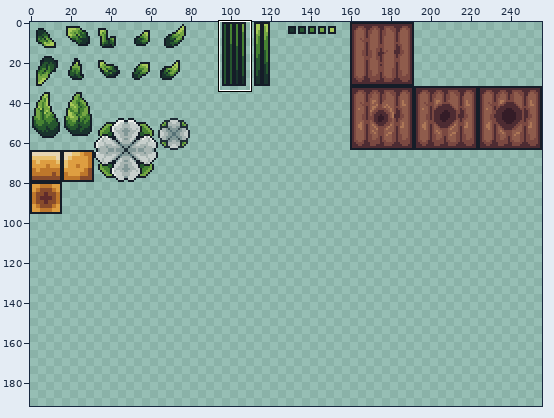
Two versions of one sprite sheet, Asesprite/Leafes.png. Above, an overview of the earlier version with the close-up marked.
Close-up. Earlier state:
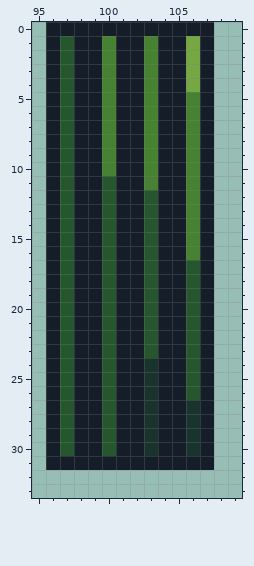
The file is 256x256 pixels. Shown: x 95..109, y 0..33. The wide view leaves out empty margins. The commit also changed other parts of the picture, which this record leaves out.
The same view after the edit:
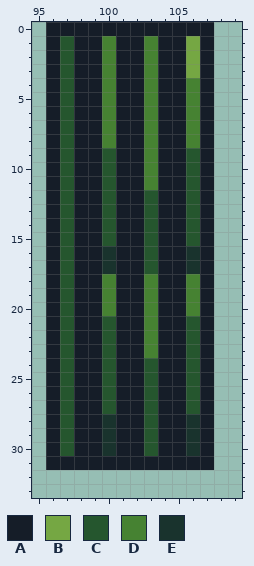
Palette (. is transparent): A #151d28  B #75a743  C #25562e  D #468232  E #19332d
What changed:
{"y":4,"x":106,"old":"B","new":"D"}
{"y":9,"x":100,"old":"D","new":"C"}
{"y":9,"x":106,"old":"D","new":"C"}
{"y":10,"x":100,"old":"D","new":"C"}
{"y":10,"x":106,"old":"D","new":"C"}
{"y":11,"x":106,"old":"D","new":"C"}
{"y":12,"x":106,"old":"D","new":"C"}
{"y":13,"x":106,"old":"D","new":"C"}
{"y":14,"x":106,"old":"D","new":"C"}
{"y":15,"x":106,"old":"D","new":"C"}
{"y":16,"x":100,"old":"C","new":"E"}
{"y":16,"x":106,"old":"D","new":"E"}
{"y":17,"x":100,"old":"C","new":"E"}
{"y":17,"x":106,"old":"C","new":"E"}
{"y":18,"x":100,"old":"C","new":"D"}
{"y":18,"x":103,"old":"C","new":"D"}
{"y":18,"x":106,"old":"C","new":"D"}
{"y":19,"x":100,"old":"C","new":"D"}
{"y":19,"x":103,"old":"C","new":"D"}
{"y":19,"x":106,"old":"C","new":"D"}
{"y":20,"x":100,"old":"C","new":"D"}
{"y":20,"x":103,"old":"C","new":"D"}
{"y":20,"x":106,"old":"C","new":"D"}
{"y":21,"x":103,"old":"C","new":"D"}
{"y":22,"x":103,"old":"C","new":"D"}
{"y":23,"x":103,"old":"C","new":"D"}
{"y":24,"x":103,"old":"E","new":"C"}
{"y":25,"x":103,"old":"E","new":"C"}
{"y":26,"x":103,"old":"E","new":"C"}
{"y":27,"x":103,"old":"E","new":"C"}
{"y":27,"x":106,"old":"E","new":"C"}
{"y":28,"x":100,"old":"C","new":"E"}
{"y":28,"x":103,"old":"E","new":"C"}
{"y":29,"x":100,"old":"C","new":"E"}
{"y":29,"x":103,"old":"E","new":"C"}
{"y":30,"x":100,"old":"C","new":"E"}
{"y":30,"x":103,"old":"E","new":"C"}
{"label":"changed","picture_box":[186,78,200,92]}
{"label":"changed","picture_box":[102,148,200,456]}
